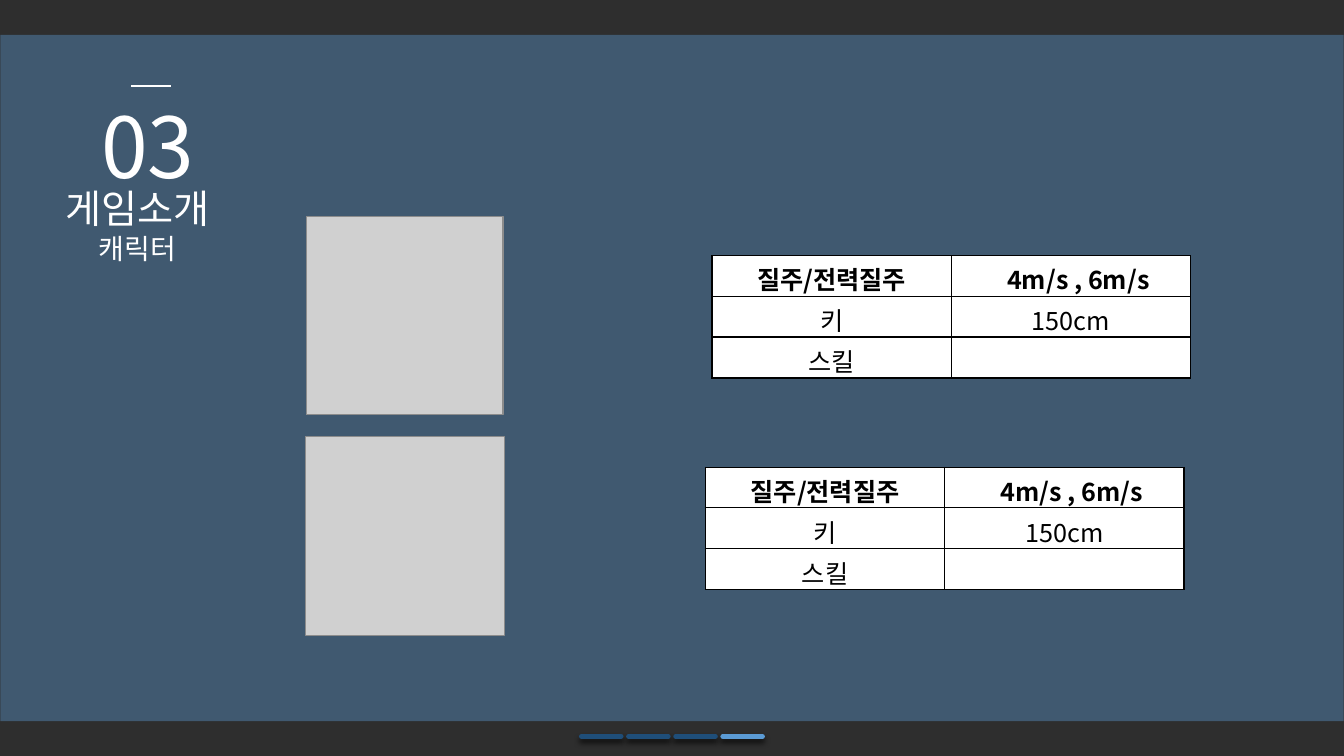
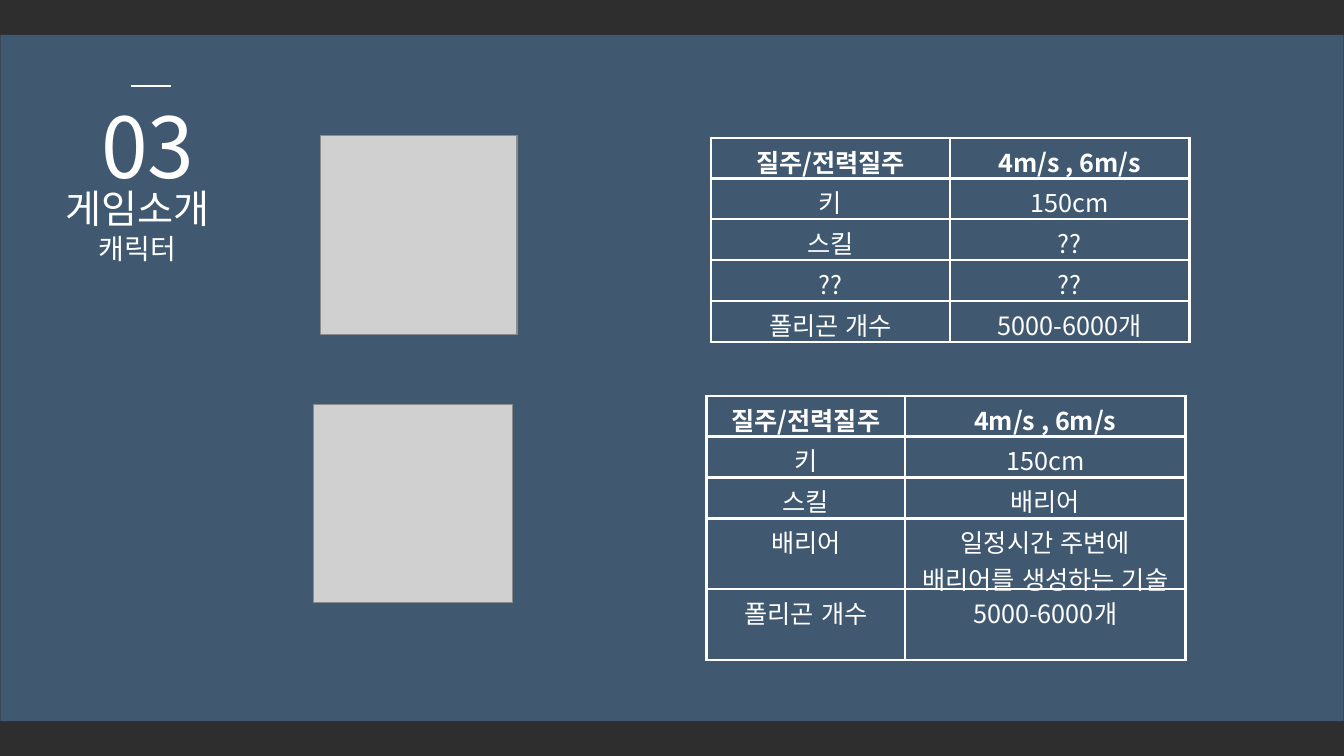
Before and after one commit to SuperTaeJun/GraduationWork, a slide deck: slide 8 of 졸업작품 제안서/졸업작품 제안서ver3.pptx. Drawn at 1344x756 pixels with LibreOffice and Linux fonts; fonts in the diff are those of the drawing; grey boxes stand for pictures; background and template pictures are left out; a plain dark background stands for a picture behind light text. Boxes give left, top, right and bottom in pixels: in the first picture for what was removed or moved away, otherwise in the second. Text is boxed around its words. In the diff, an @@ line names an element or a change of style, - is before the commit and + after.

```diff
--- a/졸업작품 제안서/졸업작품 제안서ver3.pptx
+++ b/졸업작품 제안서/졸업작품 제안서ver3.pptx
@@ picture: place and size @@
-picture at (307,216,503,414)
+picture at (321,136,517,335)
@@ table at (711,138,1189,342) @@
-row 1, column 2: 44m/s , 6m/s
+row 1, column 2: 4m/s , 6m/s
-row 3: 스킬 | 
+row 3: 스킬 | ??
+row 4: ?? | ??
+row 5: 폴리곤 개수 | 5000-6000개
@@ table: place and size @@
-table at (712,256,1190,378)
+table at (711,138,1189,342)
@@ picture: place and size @@
-picture at (306,437,504,635)
+picture at (314,404,512,603)
@@ table at (707,396,1186,660) @@
-row 1, column 2: 44m/s , 6m/s
+row 1, column 2: 4m/s , 6m/s
-row 3: 스킬 | 
+row 3: 스킬 | 배리어
+row 4: 배리어 | 일정시간 주변에 배리어를 생성하는 기술
+row 5: 폴리곤 개수 | 5000-6000개
@@ table: place and size @@
-table at (706,468,1184,590)
+table at (707,396,1186,660)
@@ line removed from (582, 737) to (621, 737) @@
@@ line removed from (629, 737) to (668, 737) @@
@@ line removed from (676, 737) to (716, 737) @@
@@ line removed from (723, 737) to (762, 737) @@
```
Also in this commit, not shown: 14 other slides changed.
